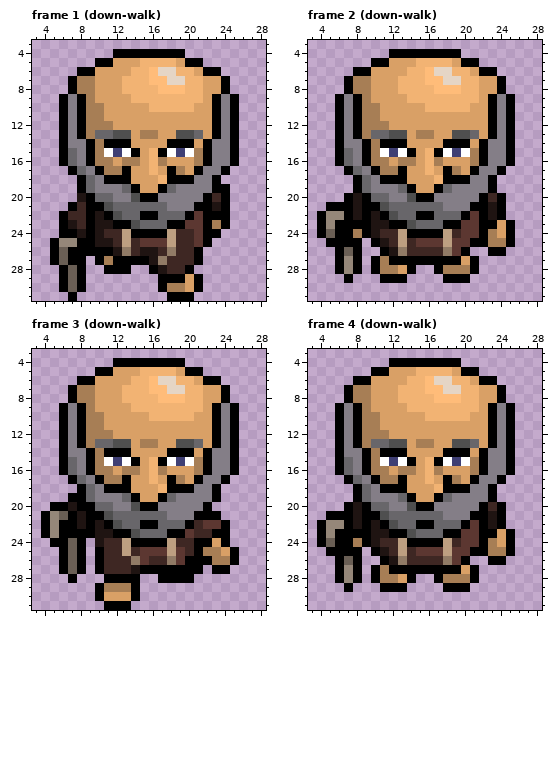
Pixel-art file -- sprites/player/player.aseprite. This is how it looked before the edit.
32x32 pixels, 20 frames. Colours within 5 levels of each other are drawn and written as one. Shown: frame 1 (down-walk): x 3..28, y 3..31; frame 2 (down-walk): x 3..28, y 3..31; frame 3 (down-walk): x 3..28, y 3..31; frame 4 (down-walk): x 3..28, y 3..31. The commit also changed other frames, which this record leaves out.
The same view after the edit:
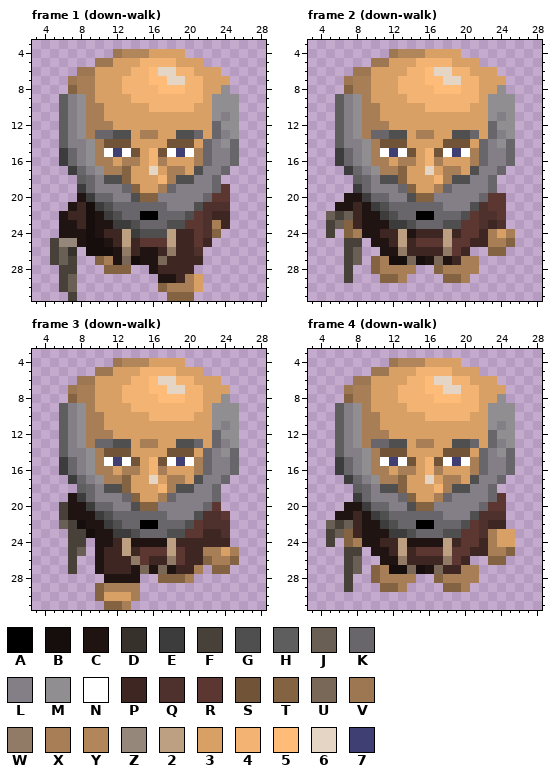
Palette (. is transparent): A #000000  B #160e0d  C #1f1412  D #36312b  E #3c3c3c  F #48413a  G #4f4f4f  H #5e5e5e  J #6a5f55  K #68666a  L #847e87  M #908e91  N #ffffff  P #3e2723  Q #4e312c  R #5c3731  S #715437  T #846343  U #796757  V #9c7752  W #917b66  X #a77e55  Y #b1865a  Z #958779  2 #bd9f81  3 #d9a066  4 #f2b373  5 #ffbc79  6 #e5d5c5  7 #3f3f74
What changed:
Changed rows in their new state; - is an unchanged pixel.
Frame 1 (down-walk):
first column x 5:
 4 -------VYYY3333------
 5 -----VV--------33----
 6 ---VV------------33--
 7 --V----------------3-
 8 --T----------------M-
 9 -H-M--------------MMM
10 -H-M--------------MMM
11 -H-M--------------M-M
12 -H-M--------------KMM
13 -H-M--------------K-M
14 -H--M-SSS----SSS-K-MK
15 -E--M----S--S----K--K
16 -E--M------------K--K
17 --E--M--T--6-X--G--K-
18 ---H--GGT----XGG--K--
19 ---E-----T--X-----KR-
20 ----E-----TT-----KRR-
21 --C-BE----------GQQQ-
22 -C--B-E--------G-QPP-
23 -C--B--EE----GG--Q-P-
24 -CC-B----EGGG----QT--
25 F--CBB-----------P---
26 F-D.BBB---------Q----
27 F-F.-T-CUBC-U---P----
28 -FF.--TTT--CP--P-----
29 -F-.--------CCPX3----
30 -F-.--------T--X3----
31 --F----------TTT-----
Frame 2 (down-walk):
first column x 4:
 4 --------VYYY3333------
 5 ------VV--------33----
 6 ----VV------------33--
 7 ---V----------------3-
 8 ---T----------------M-
 9 --H-M--------------MMM
10 --H-M--------------MMM
11 --H-M--------------M-M
12 --H-M--------------KMM
13 --H-M--------------K-M
14 --H--M-SSS----SSS-K-MK
15 --E--M----S--S----K--K
16 --E--M------------K--K
17 ---E--M--T--6-X--G--K-
18 ----H--GGT----XGG--K--
19 ----E-----T--X-----K--
20 ---C-E-----TT-----KRR-
21 -.CCPCE----------GQRR-
22 .JFJPC-E--------G-QQR-
23 .FJTPC--EE----GG--QPQ.
24 .F.T-C----CPPP----P--X
25 -..FF-C----------PP--T
26 --.FJ--C--------P--TT-
27 --.FJ-T-BBUBCUCPXX----
28 --.F.-T--XX--T---X----
29 ---F---TTX----TTX-----
Frame 3 (down-walk):
first column x 4:
 4 --------VYYY3333------
 5 ------VV--------33----
 6 ----VV------------33--
 7 ---V----------------3-
 8 ---T----------------M-
 9 --H-M--------------MMM
10 --H-M--------------MMM
11 --H-M--------------M-M
12 --H-M--------------KMM
13 --H-M--------------K-M
14 --H--M-SSS----SSS-K-MK
15 --E--M----S--S----K--K
16 --E--M------------K--K
17 ---E--M--T--6-X--G--K-
18 ----H--GGT----XGG--K--
19 ---CE-----T--X-----K--
20 -.F-CE-----TT-----KR--
21 ..FC-CE----------GQQR-
22 ..JFBC-E--------GRQQQ-
23 ...FFB--EE----GG-R-PQ-
24 -..FF--C--CCCC---PPPP-
25 --.FJ-C----------P---X
26 --.F.-C---------PPT--T
27 --.F.-C----UCUCPPX-TT-
28 ---.---CCCC--TTTX-----
29 ------T---X-----------
30 ------T---X-----------
31 -------TTX------------
Frame 4 (down-walk):
first column x 4:
 4 --------VYYY3333------
 5 ------VV--------33----
 6 ----VV------------33--
 7 ---V----------------3-
 8 ---T----------------M-
 9 --H-M--------------MMM
10 --H-M--------------MMM
11 --H-M--------------M-M
12 --H-M--------------KMM
13 --H-M--------------K-M
14 --H--M-SSS----SSS-K-MK
15 --E--M----S--S----K--K
16 --E--M------------K--K
17 ---E--M--T--6-X--G--K-
18 ----H--GGT----XGG--K--
19 ----E-----T--X-----KR-
20 ---C-E-----TT-----KRR-
21 -.CCPCE----------GQQQ-
22 .JFJPC-E--------G-QPP-
23 .FJTPC--EE----GG--QX-3
24 .F.T-C----CCCC----P--3
25 -..FF-C----------PP--T
26 --.FJ--C--------P--TT-
27 --.FJ-T-BBUBCUPPXX----
28 --.F.-T--XX--T---X----
29 ---F---TTX----TTX-----
Boxes around the changes in both pictures, in picture pixels (x1, y1, x2, y2):
changed: (50, 49, 239, 301)
changed: (317, 49, 515, 283)
changed: (41, 358, 239, 610)
changed: (317, 358, 515, 592)
